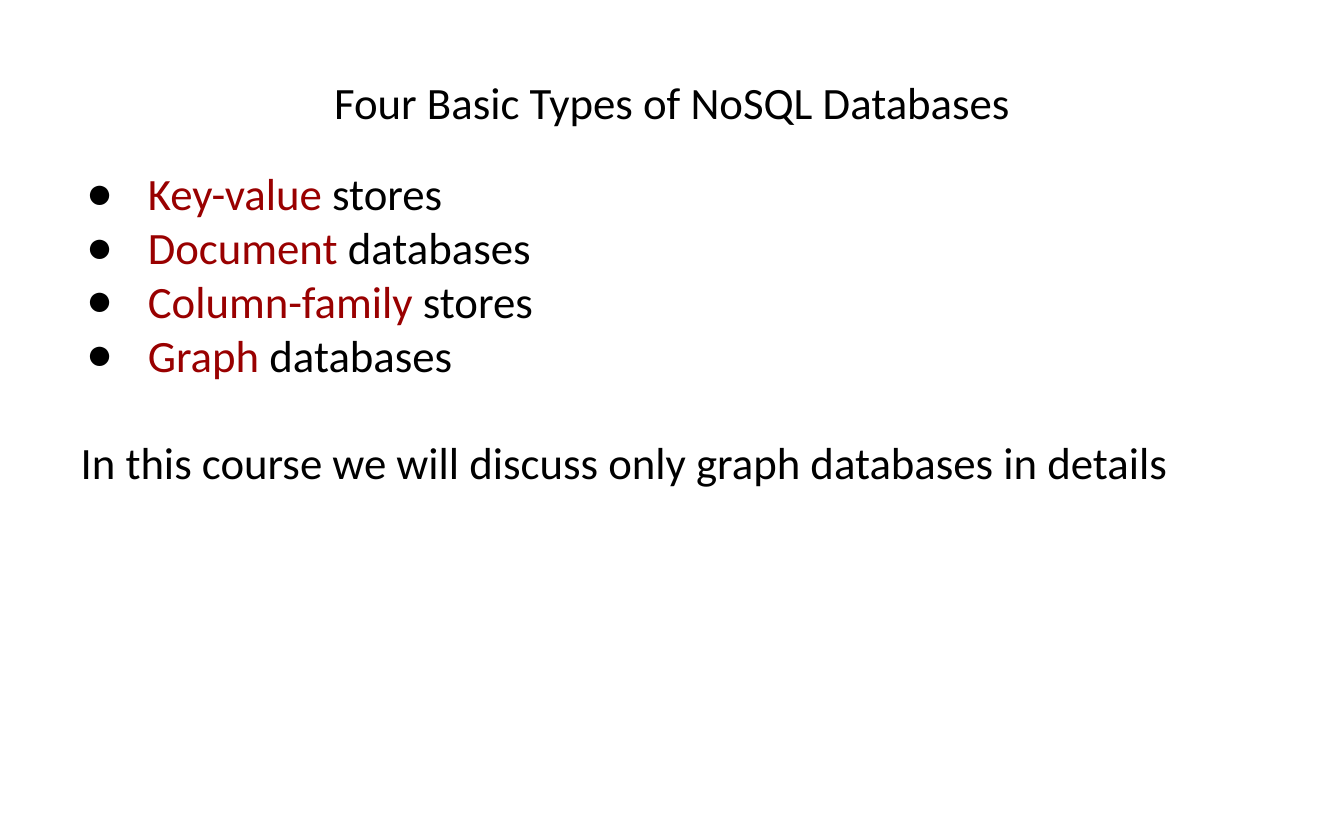
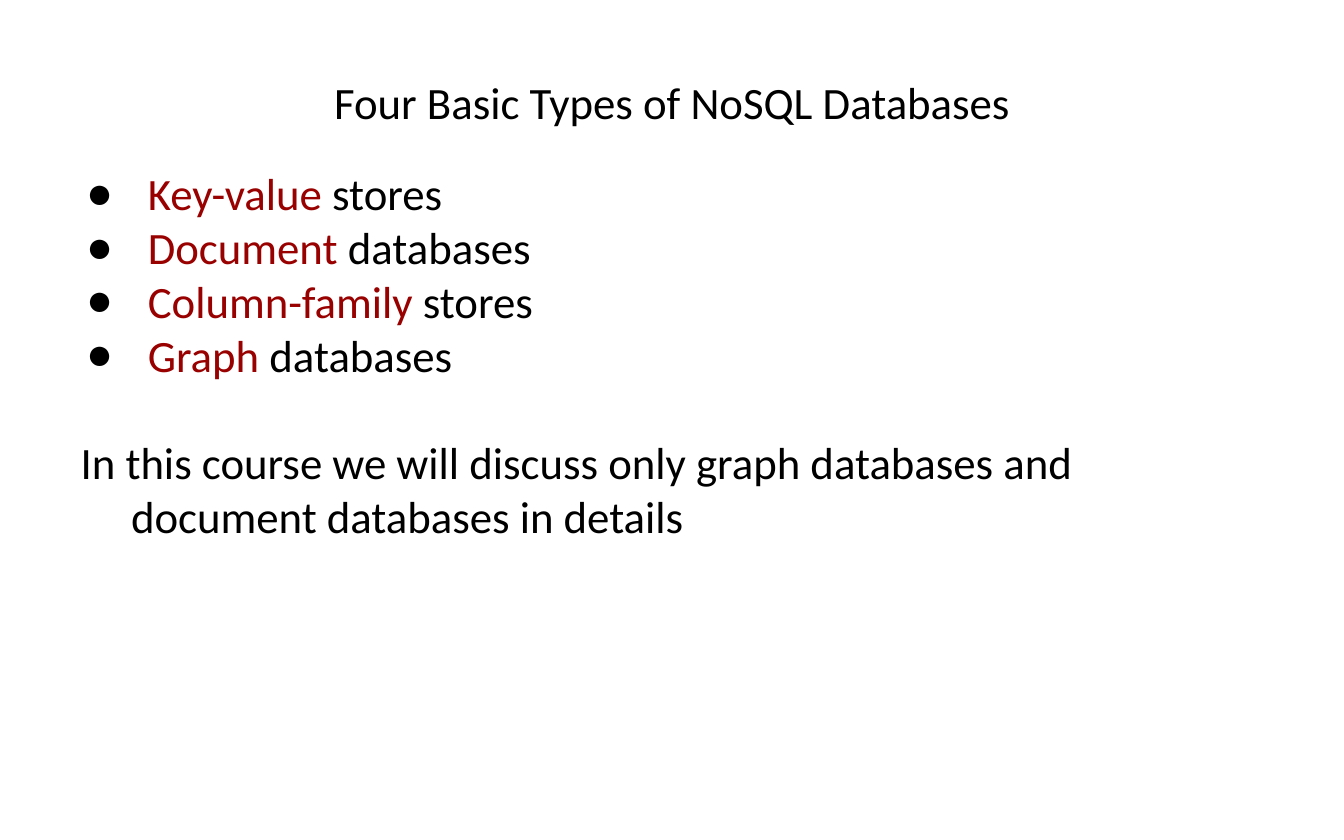
Before and after one commit to hogeschool/INFDEV026B, a slide deck: slide 7 of 2016-2017/Lecture 5.pptx. Drawn at 1344x840 pixels with LibreOffice and Linux fonts; fonts in the diff are those of the drawing. Boxes give left, top, right and bottom in pixels: in the first picture for what was removed or moved away, otherwise in the second. Text is boxed around its words. In the diff, an @@ line names an element or a change of style, - is before the commit and + after.

```diff
--- a/2016-2017/Lecture 5.pptx
+++ b/2016-2017/Lecture 5.pptx
@@ text at box(81, 448, 1071, 534): text changed @@
-In this course we will discuss only graph databases in details
+In this course we will discuss only graph databases and document databases in details
```
Also in this commit, not shown: 12 other slides changed.
